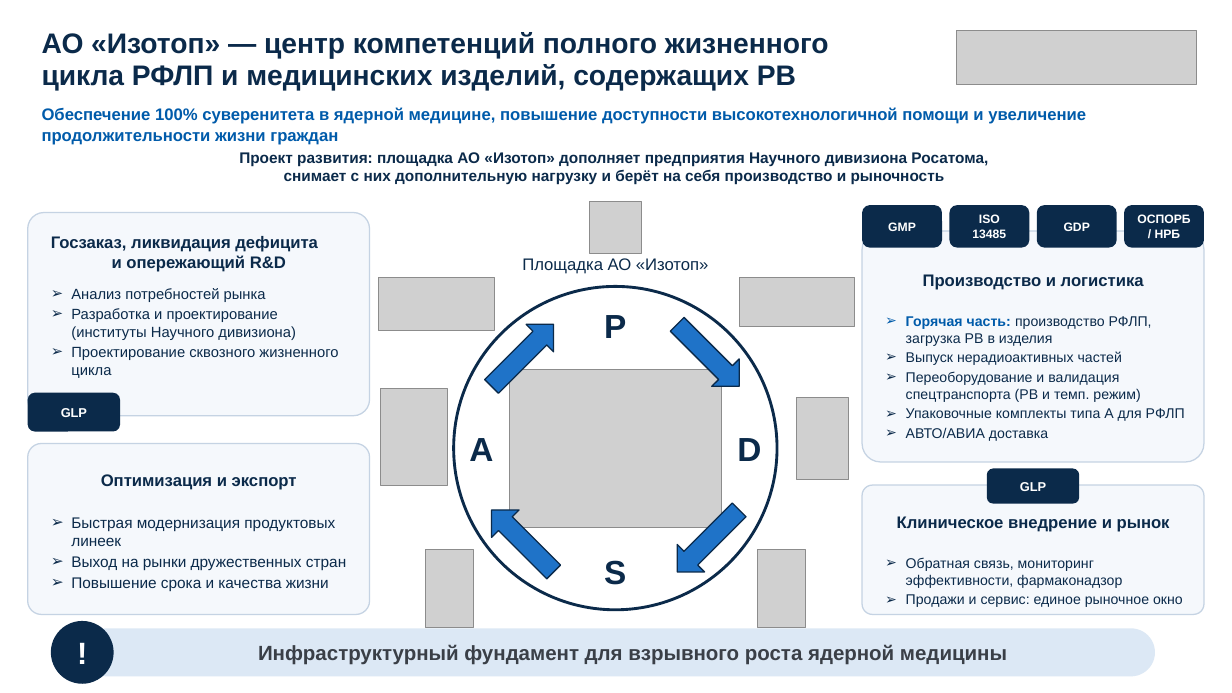
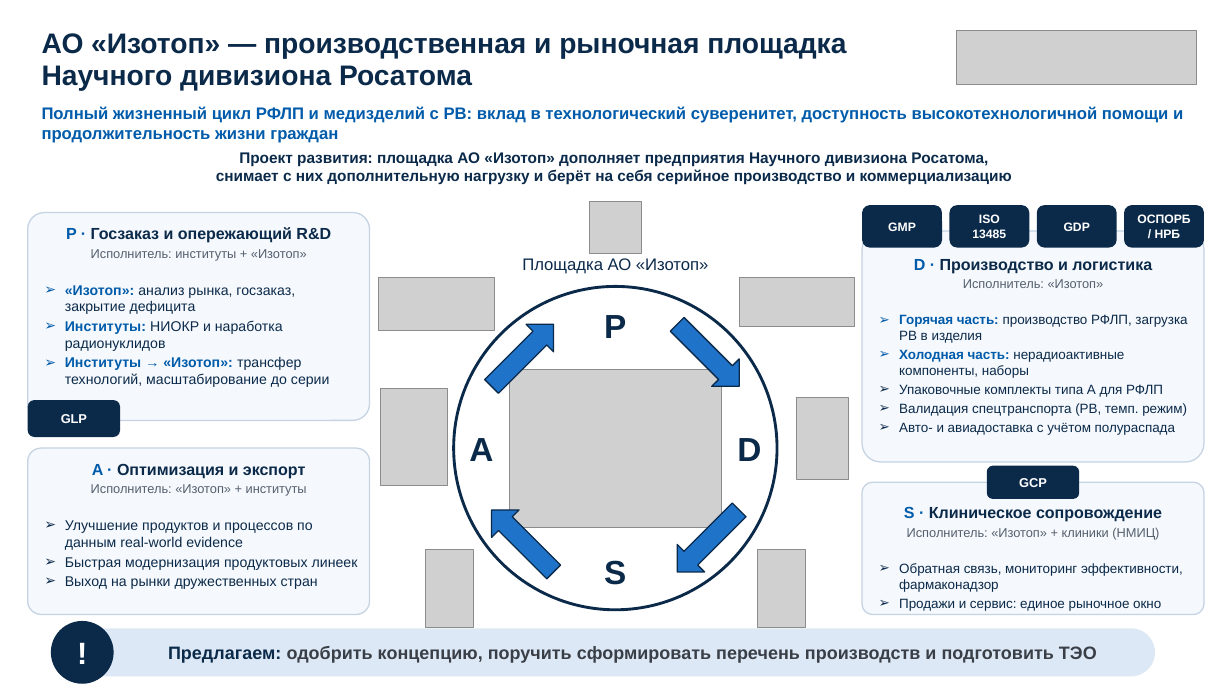
Before and after one commit to dpbugaev-2005/devin-local-stub, a slide deck: slide 1 of invest_committee_slide_v2.pptx. Drawn at 1232x693 pixels with LibreOffice and Linux fonts; fonts in the diff are those of the drawing; grey boxes stand for pictures. Boxes give left, top, right and bottom in pixels: in the first picture for what was removed or moved away, otherwise in the second. Text is boxed around its words. In the diff, an @@ line names an element or a change of style, - is before the commit and + after.

```diff
--- a/invest_committee_slide_v2.pptx
+++ b/invest_committee_slide_v2.pptx
@@ text at <box>42,33,846,91</box>: text changed @@
-АО «Изотоп» — центр компетенций полного жизненного цикла РФЛП и медицинских изделий, содержащих РВ
+АО «Изотоп» — производственная и рыночная площадка Научного дивизиона Росатома
@@ text at <box>42,106,1183,143</box>: text changed @@
-Обеспечение 100% суверенитета в ядерной медицине, повышение доступности высокотехнологичной помощи и увеличение продолжительности жизни граждан
+Полный жизненный цикл РФЛП и медизделий с РВ: вклад в технологический суверенитет, доступность высокотехнологичной помощи и продолжительность жизни граждан
@@ text at <box>216,169,1012,185</box>: text changed @@
-снимает с них дополнительную нагрузку и берёт на себя производство и рыночность
+снимает с них дополнительную нагрузку и берёт на себя серийное производство и коммерциализацию
@@ rounded rectangle: place and size @@
-rounded rectangle at <box>28,213,370,416</box>
+rounded rectangle at <box>28,213,370,421</box>
@@ text at <box>66,227,331,261</box>: text changed; size 13 to 10 pt; text colour #0B2A4A to #55606E; bold off @@
-Госзаказ, ликвидация дефицита
-и опережающий R&D
+P · Госзаказ и опережающий R&D
+Исполнитель: институты + «Изотоп»
@@ text at <box>914,259,1152,274</box>: text changed; size 13 to 12.5 pt @@
-Производство и логистика
+D · Производство и логистика
+Исполнитель: «Изотоп»
@@ text at <box>65,285,330,387</box>: text changed; size 11.5 to 11 pt @@
-➢ Анализ потребностей рынка
-➢ Разработка и проектирование (институты Научного дивизиона)
-➢ Проектирование сквозного жизненного цикла
+➢ «Изотоп»: анализ рынка, госзаказ, закрытие дефицита
+➢ Институты: НИОКР и наработка радионуклидов
+➢ Институты → «Изотоп»: трансфер технологий, масштабирование до серии
@@ text at <box>899,314,1187,397</box>: size 11 to 10.5 pt in "Горячая часть: производство РФЛП, загрузка РВ в ...", "Упаковочные комплекты типа А для РФЛП" @@
@@ text at <box>899,349,1124,378</box>: text changed; size 11 to 10.5 pt @@
-➢ Выпуск нерадиоактивных частей
-➢ Переоборудование и валидация спецтранспорта (РВ и темп. режим)
+➢ Холодная часть: нерадиоактивные компоненты, наборы
@@ rounded rectangle "GLP": place and size @@
-rounded rectangle "GLP" at <box>28,393,120,432</box>
+rounded rectangle "GLP" at <box>28,400,120,437</box>
@@ text at <box>899,403,1187,435</box>: text changed; size 11 to 10.5 pt @@
-➢ АВТО/АВИА доставка
+➢ Валидация спецтранспорта (РВ, темп. режим)
+➢ Авто- и авиадоставка с учётом полураспада
@@ rounded rectangle: place and size @@
-rounded rectangle at <box>28,444,370,615</box>
+rounded rectangle at <box>28,448,370,615</box>
@@ text at <box>92,463,305,479</box>: text changed; size 13 to 10 pt; text colour #0B2A4A to #55606E; bold off @@
-Оптимизация и экспорт
+A · Оптимизация и экспорт
+Исполнитель: «Изотоп» + институты
@@ rounded rectangle "GCP": place and size @@
-rounded rectangle "GCP" at <box>987,469,1080,504</box>
+rounded rectangle "GCP" at <box>987,466,1080,499</box>
@@ text in rounded rectangle at <box>1019,478,1047,487</box>: text changed @@
-GLP
+GCP
@@ vertical alignment middle to top in 4 elements at <box>914,259,1152,274</box>, <box>66,227,331,261</box>, <box>92,463,305,479</box>, <box>904,506,1162,540</box> @@
@@ text at <box>904,506,1162,540</box>: text changed; size 13 to 10 pt; text colour #0B2A4A to #55606E; bold off @@
-Клиническое внедрение и рынок
+S · Клиническое сопровождение
+Исполнитель: «Изотоп» + клиники (НМИЦ)
@@ text at <box>65,520,313,550</box>: paragraph added @@
+➢ Улучшение продуктов и процессов по данным real-world evidence
@@ text at <box>65,557,358,589</box>: size 12 to 11 pt in "Быстрая модернизация продуктовых линеек", "Выход на рынки дружественных стран" @@
@@ text "Обратная связь, мониторинг эффективности, фармаконадзор": place and size @@
-text "Обратная связь, мониторинг эффективности, фармаконадзор" at <box>906,557,1183,607</box>
+text "Обратная связь, мониторинг эффективности, фармаконадзор" at <box>899,563,1183,611</box>
@@ text "Обратная связь, мониторинг эффективности, фармаконадзор" at <box>899,563,1183,611</box>: size 11 to 10.5 pt @@
@@ text at <box>71,577,329,591</box>: paragraph removed @@
-➢ Повышение срока и качества жизни
@@ text at <box>168,646,1097,663</box>: text changed; size 16 to 14 pt @@
-Инфраструктурный фундамент для взрывного роста ядерной медицины
+Предлагаем: одобрить концепцию, поручить сформировать перечень производств и подготовить ТЭО
```
Also in this commit, not shown: 2 other files.
